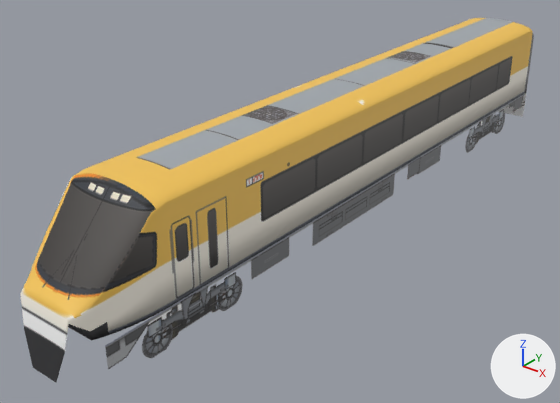
The glTF model mini-japanrail-3d/models/kintetsu-23000/car1.glb as it was, and as the next commit left it.
Before and after are seen from a 50 mm camera at (12.5, -7.4, 10.8) aimed at (-1.0, 9.5, 0.3). Every picture has the same lights, and +X, +Y and +Z are marked at lower right. The first picture is the older version. Vertices at exactly the same position are counted once.

In view in the first picture: 'kintetsu-23000-car1'.
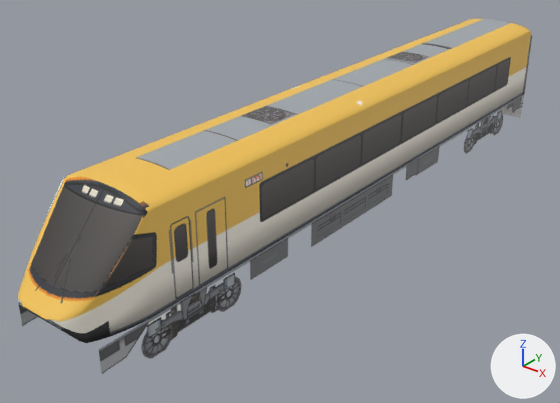
The change, as a diff of the scene's bpy script:
```diff
--- a/mini-japanrail-3d/models/kintetsu-23000/car1.glb.py
+++ b/mini-japanrail-3d/models/kintetsu-23000/car1.glb.py
@@ me_kintetsu_23000_car1 @@
 # used by ob_kintetsu_23000_car1; location = (0.0, 0.0, 0.0)
-me_kintetsu_23000_car1.from_pydata(...)  # 5565 vertices, 11114 faces; spans x -1.4..1.4, y 0.0..22.5, z 0.0..3.9
+me_kintetsu_23000_car1.from_pydata(...)  # 5565 vertices, 11114 faces; spans x -1.4..1.4, y 0.0..22.3, z 0.0..3.9
+# me_kintetsu_23000_car1 part 1: the loose piece of 8 vertices spanning x -1.4..-1.3, y 0.7..22.4, z 0.0..1.1 is moved by (0.0, -0.2, 0.0)
+# me_kintetsu_23000_car1 part 2: the loose piece of 8 vertices spanning x 1.3..1.4, y 0.7..22.4, z 0.0..1.1 is moved by (0.0, -0.2, 0.0)
+# me_kintetsu_23000_car1 part 3: the loose piece of 8 vertices spanning x -1.4..1.4, y 22.4..22.5, z 0.0..1.1 is moved by (0.0, -0.2, 0.0)
+# me_kintetsu_23000_car1 part 4: 951 vertices moved from x -1.4..1.4, y 0.0..11.3, z 0.0..3.9 to x -1.4..1.4, y 0.0..11.3, z 1.1..3.9; 366 vertices removed from x -1.4..1.4, y 0.0..11.2, z 0.0..3.9; 395 vertices added at x -1.4..1.4, y 0.0..11.4, z 1.1..3.9
+# me_kintetsu_23000_car1 part 5: 203 vertices moved within x -1.4..1.4, y 19.3..22.0, z 1.1..3.9; 202 vertices removed from x -1.4..1.4, y 19.4..22.4, z 1.1..3.9; 173 vertices added at x -1.4..1.4, y 19.2..22.3, z 1.1..3.9
+# me_kintetsu_23000_car1 part 6: 90 faces spanning x -1.4..1.4, y 0.0..2.1, z 1.3..3.6 switch from mat_side (picture img_side) to mat_front (picture img_front)
+# me_kintetsu_23000_car1 part 7: 52 faces spanning x -1.4..1.4, y 0.4..2.3, z 1.5..3.8 switch from mat_front (picture img_front) to mat_side (picture img_side)
+# me_kintetsu_23000_car1 part 8: 24 faces spanning x -0.6..0.6, y 2.1..2.3, z 3.8..3.9 switch from mat_front (picture img_front) to mat_roof (picture img_roof)
 me_kintetsu_23000_car1.materials.append(mat_dark)
```

What differs and where, as boxes [x1, y1, x2, y2] in the pictures (560 x 403 px; the box of a moved part takes in the faces that stretch with it):
'kintetsu-23000-car1', reshaped: before [20, 18, 534, 382]; after [18, 19, 532, 374]
part 1 of me_kintetsu_23000_car1, moved or reshaped (not visible before): after [18, 303, 37, 326]
part 2 of me_kintetsu_23000_car1, moved or reshaped: before [105, 93, 525, 369]; after [99, 94, 524, 374]
part 3 of me_kintetsu_23000_car1, moved or reshaped: before [498, 93, 526, 117]; after [496, 94, 525, 118]
part 4 of me_kintetsu_23000_car1, moved or reshaped: before [22, 79, 386, 376]; after [20, 79, 387, 341]
part 5 of me_kintetsu_23000_car1, moved or reshaped: before [436, 18, 534, 113]; after [436, 19, 532, 113]
part 6 of me_kintetsu_23000_car1, recoloured: before [20, 219, 148, 382]; after [18, 211, 148, 325]
part 7 of me_kintetsu_23000_car1, recoloured: before [23, 173, 154, 318]; after [71, 172, 153, 316]
part 8 of me_kintetsu_23000_car1, recoloured: [90, 174, 129, 191] in both
